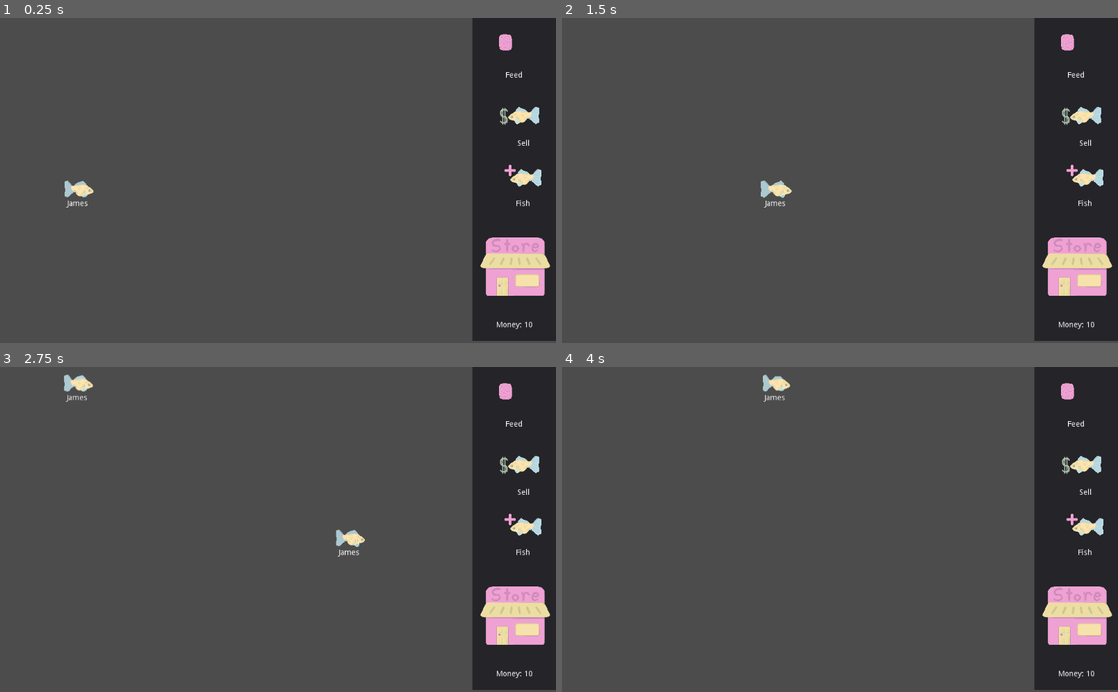
Above: before the commit, frames 1-4 (two rows, left to right).
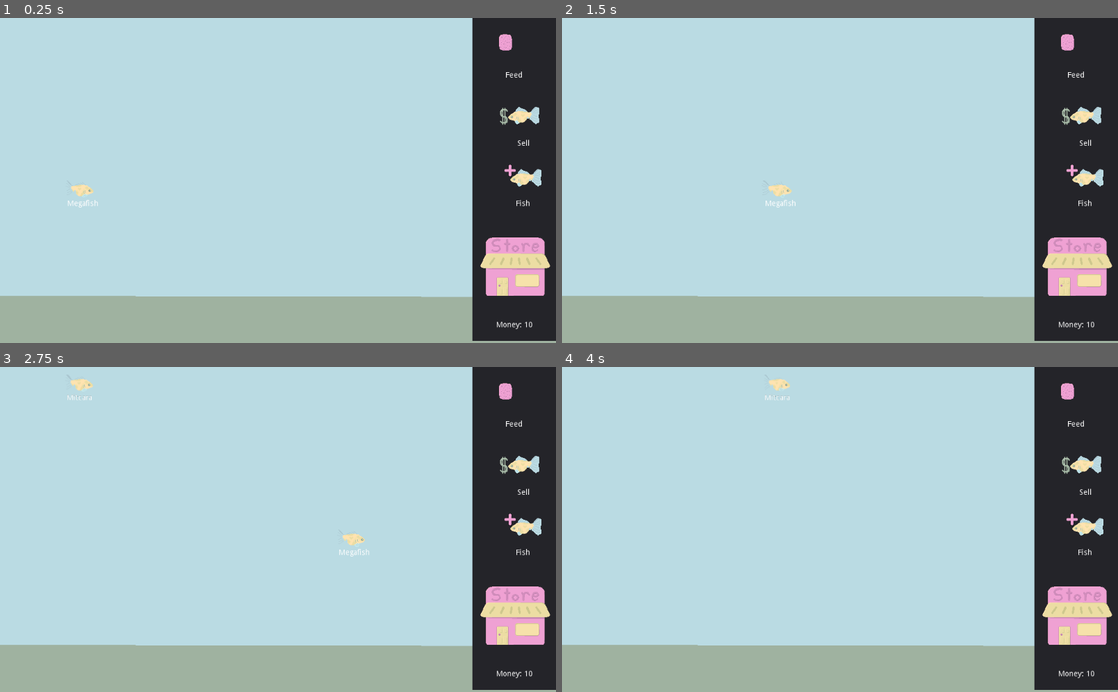
Above: after the commit, the same moments.

Repository: Struckdown/oohgamejam2020
Game: Godot game, scene res://Scenes/World.tscn
Same seed, same stepped clock (60 frames per second), same inputs: the game is played once before the commit and once after it. The engine's default icon, where the game draws it, is replaced by a stand-in: a white triangle on a blue panel in a dark square.
Inputs:
- Up to frame 1 (0.25 s): no input
- Up to frame 2 (1.5 s): click "Feed" at 0.5 s; click "Sell" at 1.25 s
- Up to frame 3 (2.75 s): click "Fish" at 2 s
- Up to frame 4 (4 s): click "Feed" at 2.75 s; click "Sell" at 3.5 s

The runs differ from the first frame. In frame 1, 85% of the frame differs, in the area x 0-100%, y 0-100%; in frame 2, 85%; in frame 3, 85%; in frame 4, 85%.

Commit message:
Added fish name support

Diff:
--- a/src/Scenes/World.tscn
+++ b/src/Scenes/World.tscn
@@ -1,12 +1,18 @@
-[gd_scene load_steps=5 format=2]
+[gd_scene load_steps=6 format=2]
 
 [ext_resource path="res://Scripts/GameManager.gd" type="Script" id=1]
 [ext_resource path="res://Scenes/Fish.tscn" type="PackedScene" id=2]
 [ext_resource path="res://Scenes/MouseManager.tscn" type="PackedScene" id=3]
 [ext_resource path="res://Scenes/StoreUI.tscn" type="PackedScene" id=4]
+[ext_resource path="res://Art/background/background.png" type="Texture" id=5]
 
 [node name="World" type="Node"]
 script = ExtResource( 1 )
+
+[node name="Background" type="Sprite" parent="."]
+position = Vector2( 512, 300 )
+scale = Vector2( 1, 0.781 )
+texture = ExtResource( 5 )
 
 [node name="Fish" parent="." instance=ExtResource( 2 )]
 position = Vector2( 93, 316 )
--- a/src/Scripts/Fish.gd
+++ b/src/Scripts/Fish.gd
@@ -72,13 +72,17 @@
 		GameManager.requestSellFish(self)
 
 func getRandomName():
-	print("Hi")
 	var file = File.new()
 	file.open("res://fishNameList.txt", File.READ)
+	var words = get_lines(file)
+	#var words = text.split(" ")
+	file.close()
+	print(words)
+	var newName = words[randi() % words.size()]
+	return newName
+
+static func get_lines(file):
 	var lines = []
-	#while not file.eof_reached():
-	#	lines.append(file.get_line())
-	file.close()
-	#var newName = lines[randi() % lines.size()]
-	return "James"
-	#return newName
+	while not file.eof_reached():
+		lines.append(file.get_line())
+	return lines
Not shown, added: src/Art/HUD Elements/buy autofeeder.png.import
Not shown, added: src/Art/HUD Elements/money.png.import
Not shown, added: src/Art/Maybe Icon/icon.png.import
Not shown, added: src/Art/background/background.png.import
Not shown, added: src/Art/pellets/small pellets.png.import
Not shown, added: src/fishNameList.txt
Not shown, removed: src/fishNameList.txt.txt
